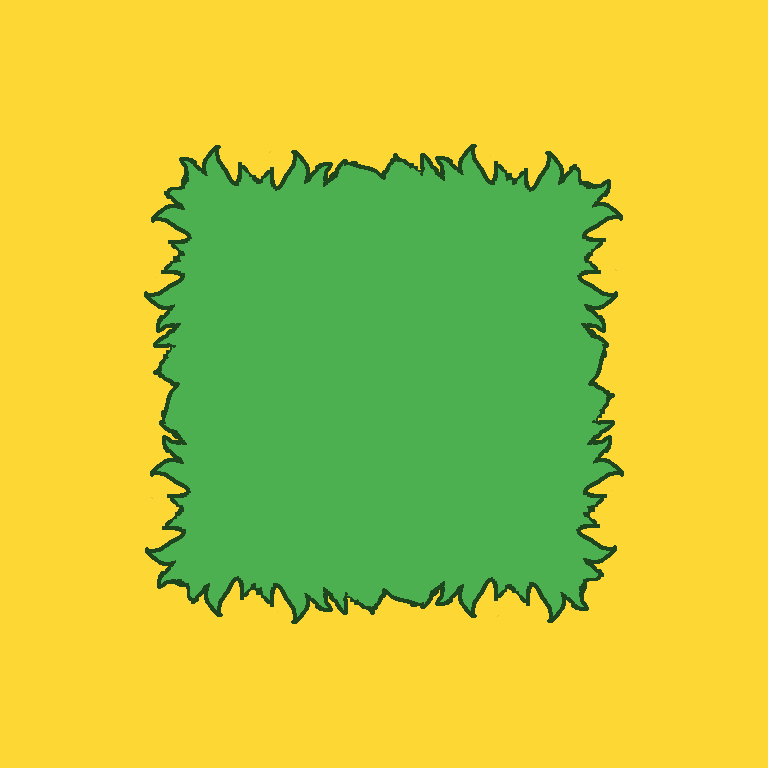
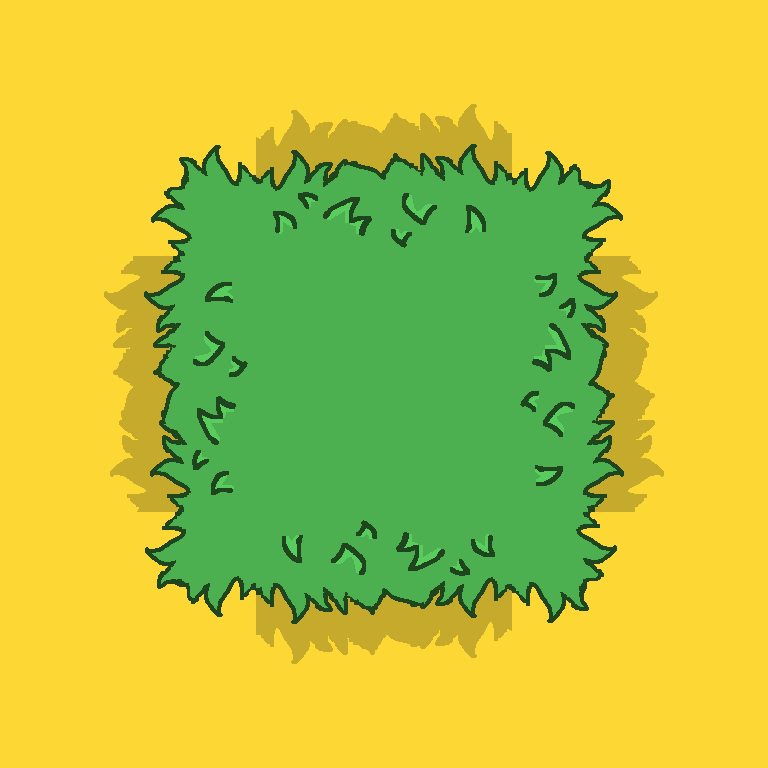
Layered file, before and after one edit (768x768). Changes by layer:
painted on "GrassOutSide copia 3" over [104, 256, 248, 512]
painted on "GrassOutSide copia 2" over [256, 520, 512, 664]
painted on "GrassOutSide copia" over [520, 256, 664, 512]
painted on "GrassOutSide" (2nd of 2, in "GrassOutSide") over [256, 104, 512, 248]
